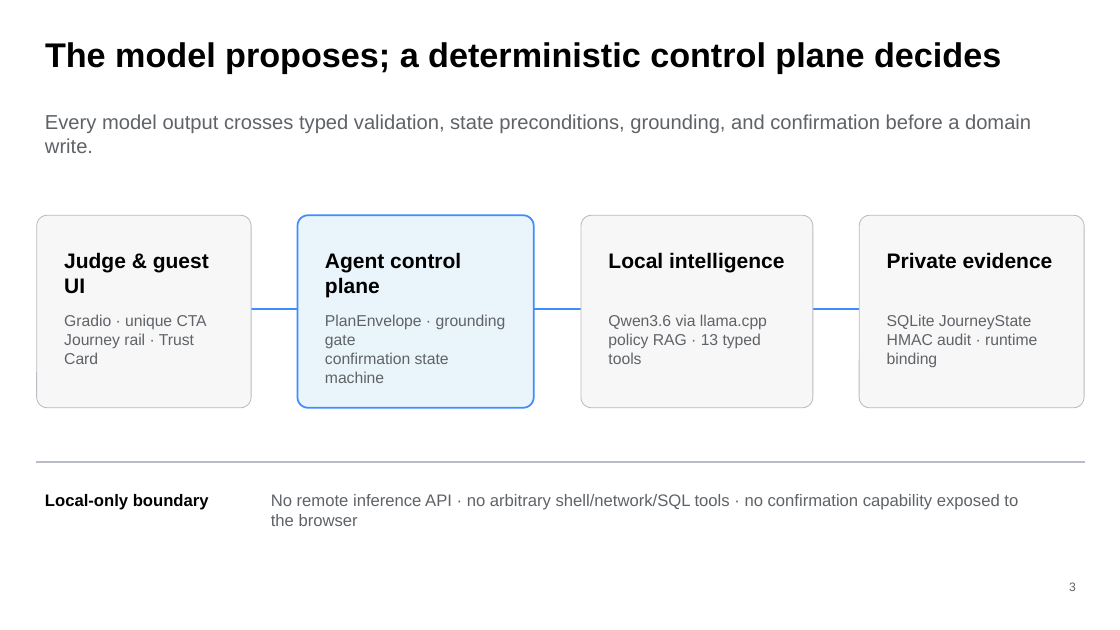
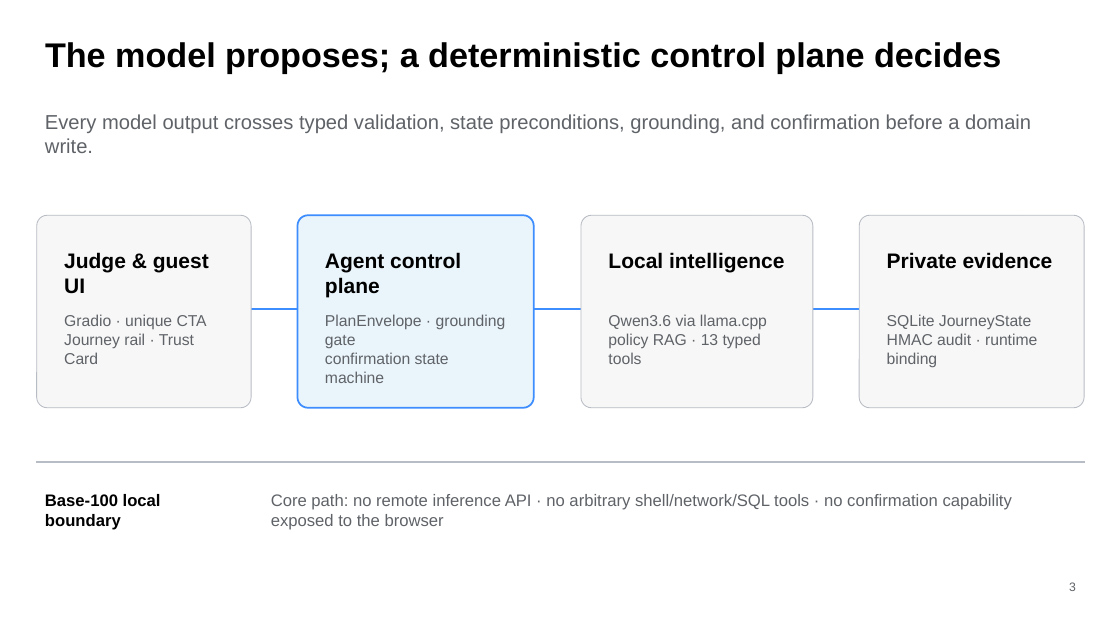
Before and after one commit to AMD-DEV-CONTEST/Radeon-hackathon-2026-07, a slide deck: slide 3 of submissions/track2-radeonstay/docs/RadeonHotel-Track2-Submission.pptx. Drawn at 1120x630 pixels with LibreOffice and Linux fonts; fonts in the diff are those of the drawing. Boxes give left, top, right and bottom in pixels: in the first picture for what was removed or moved away, otherwise in the second. Text is boxed around its words. In the diff, an @@ line names an element or a change of style, - is before the commit and + after.

Commit message:
docs(track2): add Radeon Cloud bonus path to submission deck

```diff
--- a/submissions/track2-radeonstay/docs/RadeonHotel-Track2-Submission.pptx
+++ b/submissions/track2-radeonstay/docs/RadeonHotel-Track2-Submission.pptx
@@ text at box(45, 494, 161, 530): text changed @@
-Local-only boundary
+Base-100 local boundary
@@ text at box(271, 494, 1012, 530): text changed @@
-No remote inference API · no arbitrary shell/network/SQL tools · no confirmation capability exposed to the browser
+Core path: no remote inference API · no arbitrary shell/network/SQL tools · no confirmation capability exposed to the browser
```
Also in this commit, not shown: 1 other slide changed, 1 slide added, 2 other files.
